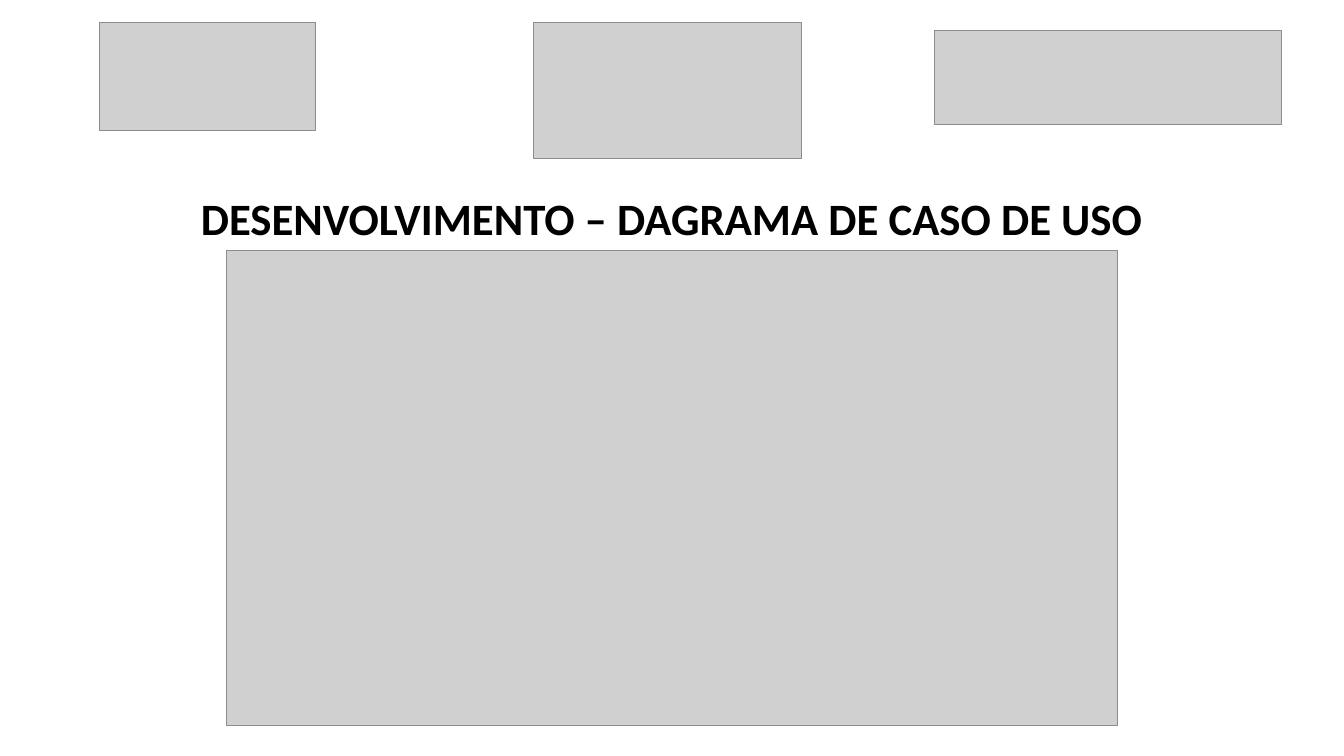
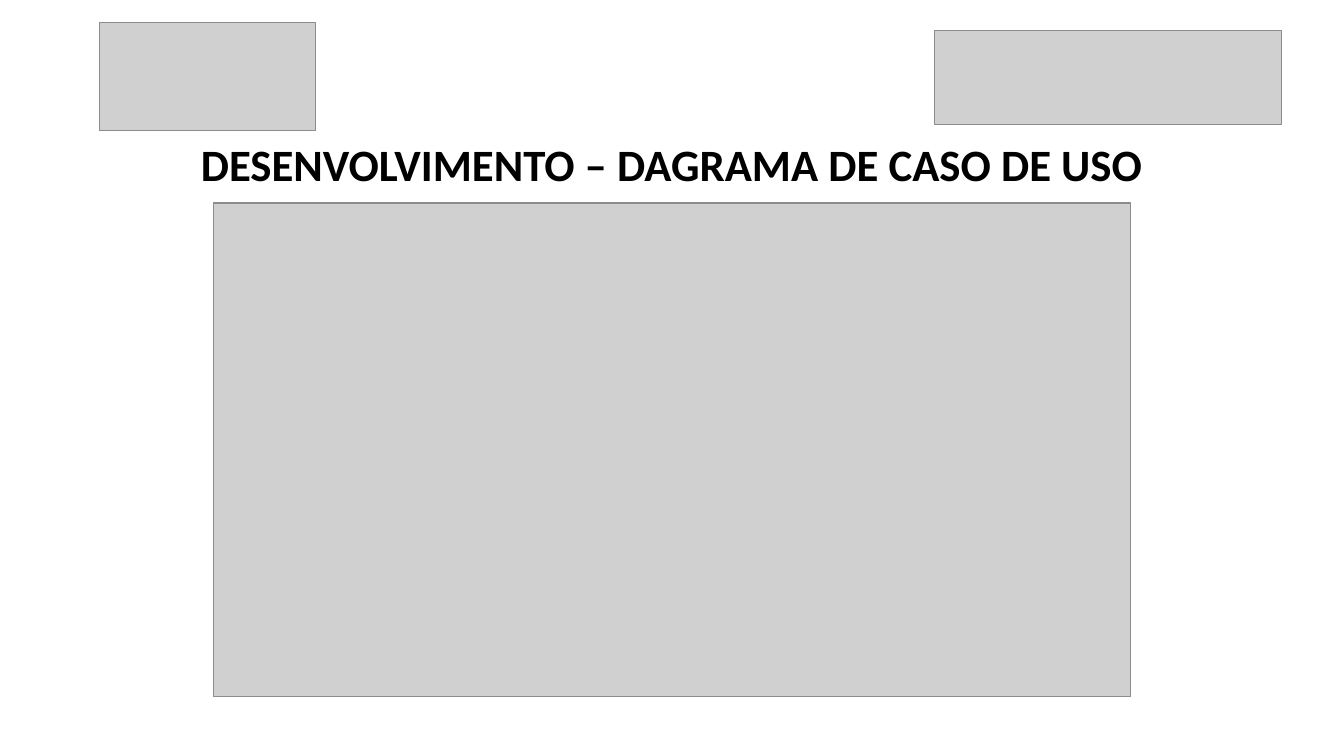
Before and after one commit to luanmenezesx/TCC-CCB, a slide deck: slide 12 of Modelo slides apresentação TCC.pptx (slide 10 before the commit). Drawn at 1344x756 pixels with LibreOffice and Linux fonts; fonts in the diff are those of the drawing; grey boxes stand for pictures. Boxes give left, top, right and bottom in pixels: in the first picture for what was removed or moved away, otherwise in the second. Text is boxed around its words. In the diff, an @@ line names an element or a change of style, - is before the commit and + after.

```diff
--- a/Modelo slides apresentação TCC.pptx
+++ b/Modelo slides apresentação TCC.pptx
@@ picture removed at (x1=533, y1=23, x2=802, y2=159) @@
@@ title "DESENVOLVIMENTO – DAGRAMA DE CASO ..." moved from (x1=201, y1=205, x2=1142, y2=236) to (x1=201, y1=151, x2=1142, y2=182) @@
@@ picture resized from (x1=227, y1=251, x2=1117, y2=726) to (x1=213, y1=203, x2=1130, y2=697) @@
```
Also in this commit, not shown: 9 other slides changed, 7 slides added, 3 slides removed, 13 other files.
